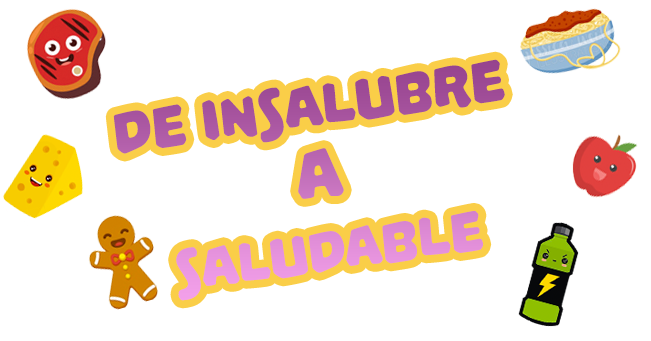
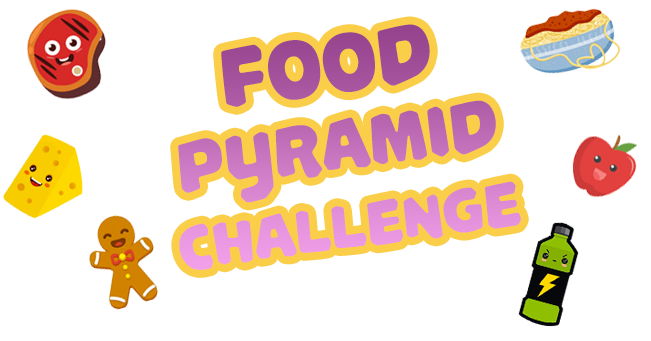
Revision of a layered (651, 341) image; what changed, layer by layer:
renamed "de insalubre a saludable" to "FOOD PYRAMID CHALLENGE", painted on it over [113, 24, 521, 301]
